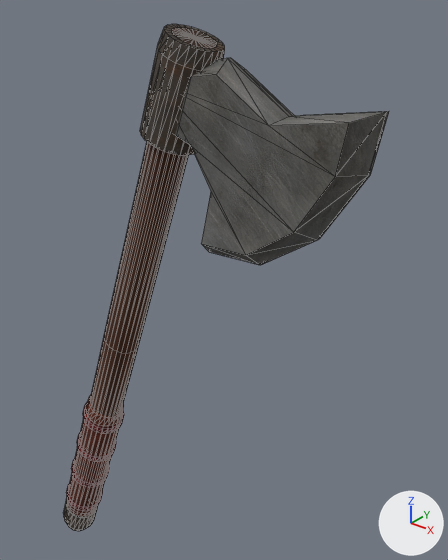
The OBJ model assets/source/art/inventory_models_647/axes/editable/hatchet.obj as it was, and as the next commit left it.
Rendered twice from a 50 mm camera at (48.8, -32.7, 60.7) aimed at (17.8, 6.1, 36.7). Every picture has the same lights, and +X, +Y and +Z are marked at lower right. The picture after the commit comes second. Mesh edges are drawn as thin lines. Where no turn or scale is listed for an object, it has been applied to the vertices. Vertices at exactly the same position are counted once.

Script lines for the objects in view, before the commit:
```python
me_hatchet = bpy.data.meshes.new('hatchet')
me_hatchet.from_pydata(...)  # 587 vertices, 1140 faces; spans x -1.9..34.2, y -2.1..2.1, z 0.0..58.0
# faces by material slot: [84, 192, 288, 192, 384]
me_hatchet.materials.append(mat_steel)  # picture img_metals_png
me_hatchet.materials.append(mat_wood)  # picture img_wood_png
me_hatchet.materials.append(mat_dark_iron)  # picture img_metals_png
me_hatchet.materials.append(mat_leather)  # picture img_materials_png
me_hatchet.materials.append(mat_red)  # picture img_materials_png_001
ob_hatchet = bpy.data.objects.new('hatchet', me_hatchet)
ob_hatchet.location = (0.0, 0.0, 0.0)
```
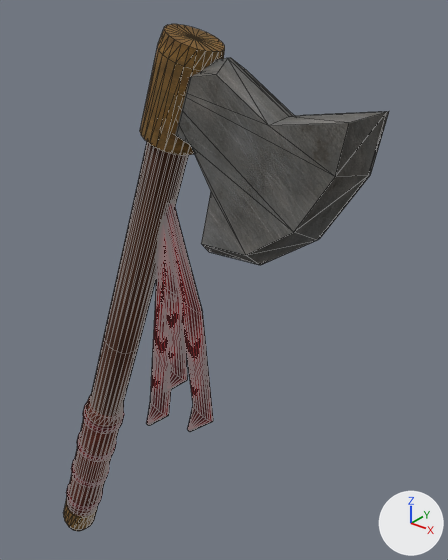
The newer file is also rescaled (x2.0) as a whole; pictures and numbers use the older file's frame.

The change, as a list of edits to the scene's bpy script:
```text
Change me_hatchet:
    used by ob_hatchet; location = (0.0, 0.0, 0.0)
    remove me_hatchet.from_pydata(...)  # 587 vertices, 1140 faces; spans x -1.9..34.2, y -2.1..2.1, z 0.0..58.0
    add me_hatchet.from_pydata(...)  # 831 vertices, 1668 faces; spans x -1.9..34.2, y -2.1..2.1, z 0.0..58.0
    me_hatchet part 1: a new loose piece of 243 vertices spanning x 13.2..21.5, y -0.5..0.5, z 22.3..47.2, in mat_red (picture img_materials_png_001)
    me_hatchet part 2
    24 vertices are removed from x 18.7..21.7, y -1.5..1.5, z 56.7..57.8
    72 faces are deleted
    20 vertices are added at x 18.8..21.6, y -1.5..1.5, z 56.4..57.4
    5 new vertices lie (9.7, 0.0, 26.3) away from vertices in x 8.9..9.7, y -1.3..1.3, z 30.9..31.2
    72 new faces join them, mat_wood (picture img_wood_png)
    me_hatchet part 3: 288 kept faces spanning x -1.9..22.3, y -2.1..2.1, z 0.0..58.0 get new texture (UV) coordinates
```

Location of each change, [x1, y1, x2, y2] in pixels of the pictures (448 x 560 px; the box of a moved part takes in the faces that stretch with it):
part 1 of me_hatchet, added
    after: [147, 203, 213, 432]
part 2 of me_hatchet, moved or reshaped
    before: [104, 28, 217, 353]
    after: [104, 142, 188, 353]
part 3 of me_hatchet, surface changed
    both: [63, 24, 225, 531]
